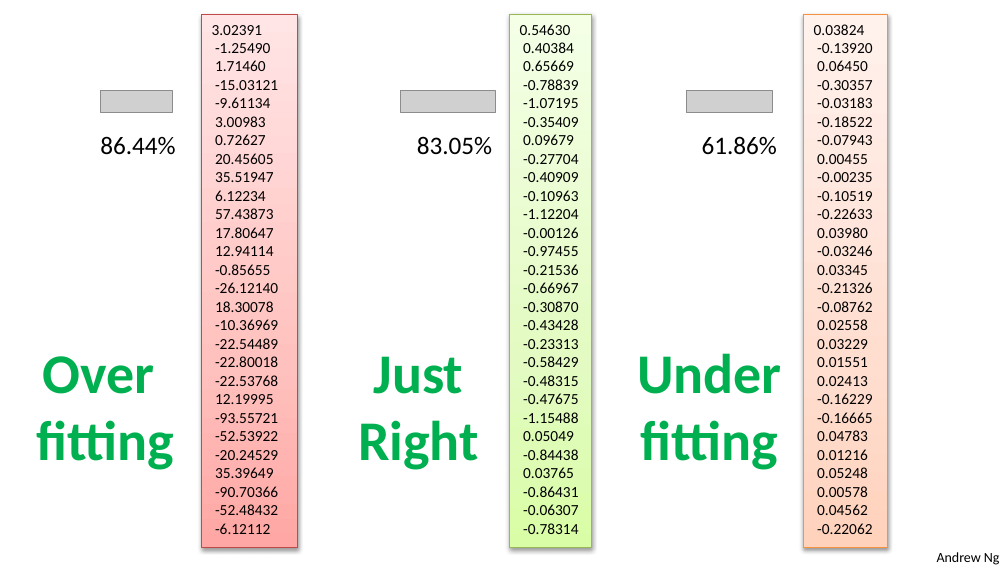
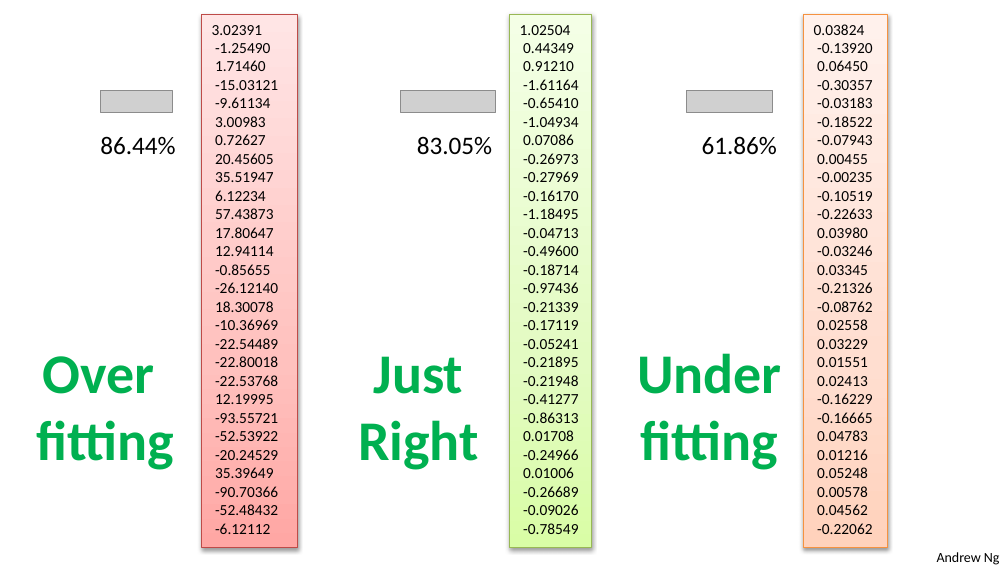
Before and after one commit to sunzuolei/ml, a slide deck: slide 41 of Slides/5_Regularization.pptx. Drawn at 1008x567 pixels with LibreOffice and Linux fonts; fonts in the diff are those of the drawing; grey boxes stand for pictures. Boxes give left, top, right and bottom in pixels: in the first picture for what was removed or moved away, otherwise in the second. Text is boxed around its words. In the diff, an @@ line names an element or a change of style, - is before the commit and + after.

```diff
--- a/Slides/5_Regularization.pptx
+++ b/Slides/5_Regularization.pptx
@@ text in rectangle at bbox=[520, 25, 578, 534]: text changed @@
-0.54630
-0.40384
-0.65669
--0.78839
--1.07195
--0.35409
-0.09679
--0.27704
--0.40909
--0.10963
--1.12204
--0.00126
--0.97455
--0.21536
--0.66967
--0.30870
--0.43428
--0.23313
--0.58429
--0.48315
--0.47675
--1.15488
-0.05049
--0.84438
-0.03765
--0.86431
--0.06307
--0.78314
+1.02504
+0.44349
+0.91210
+-1.61164
+-0.65410
+-1.04934
+0.07086
+-0.26973
+-0.27969
+-0.16170
+-1.18495
+-0.04713
+-0.49600
+-0.18714
+-0.97436
+-0.21339
+-0.17119
+-0.05241
+-0.21895
+-0.21948
+-0.41277
+-0.86313
+0.01708
+-0.24966
+0.01006
+-0.26689
+-0.09026
+-0.78549
```
Also in this commit, not shown: 1 other slide changed, 9 other files.
